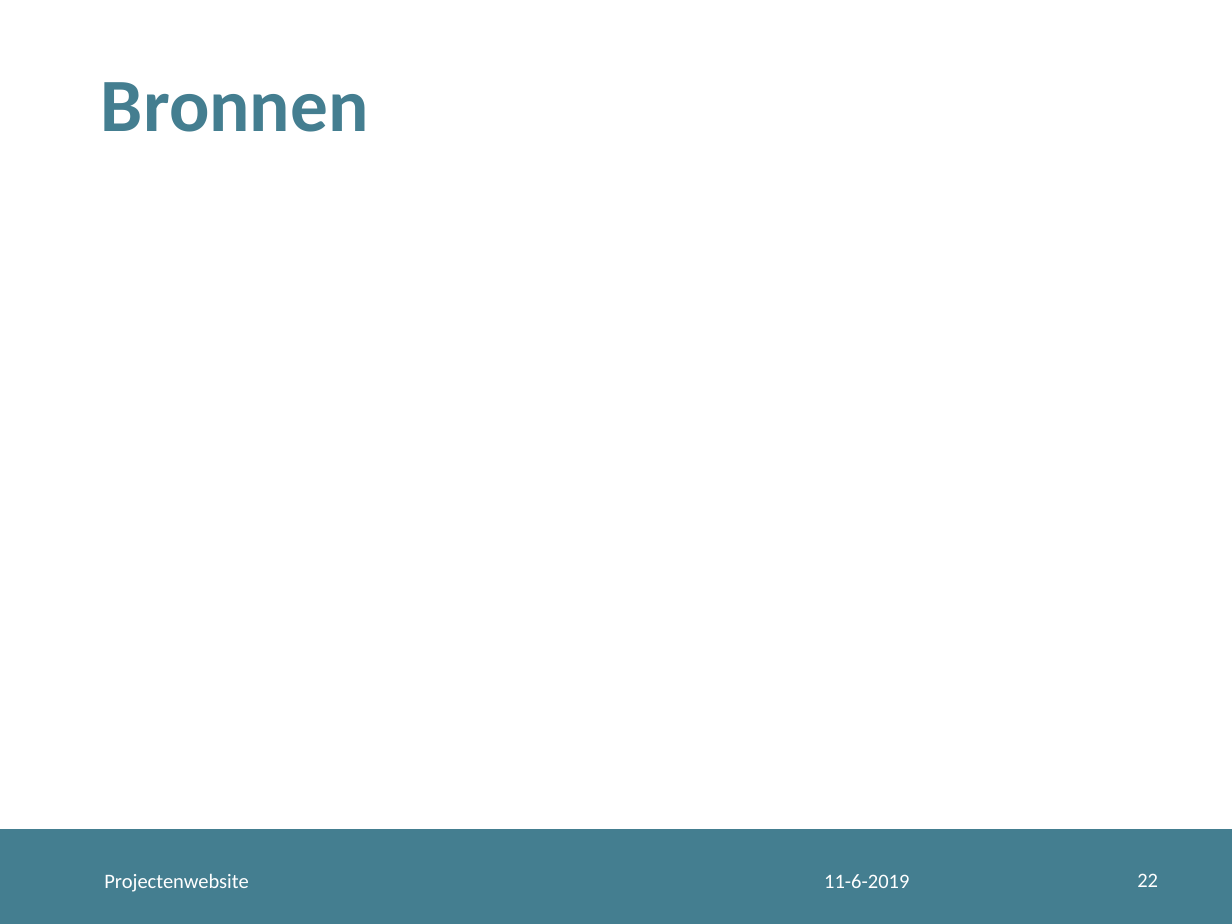
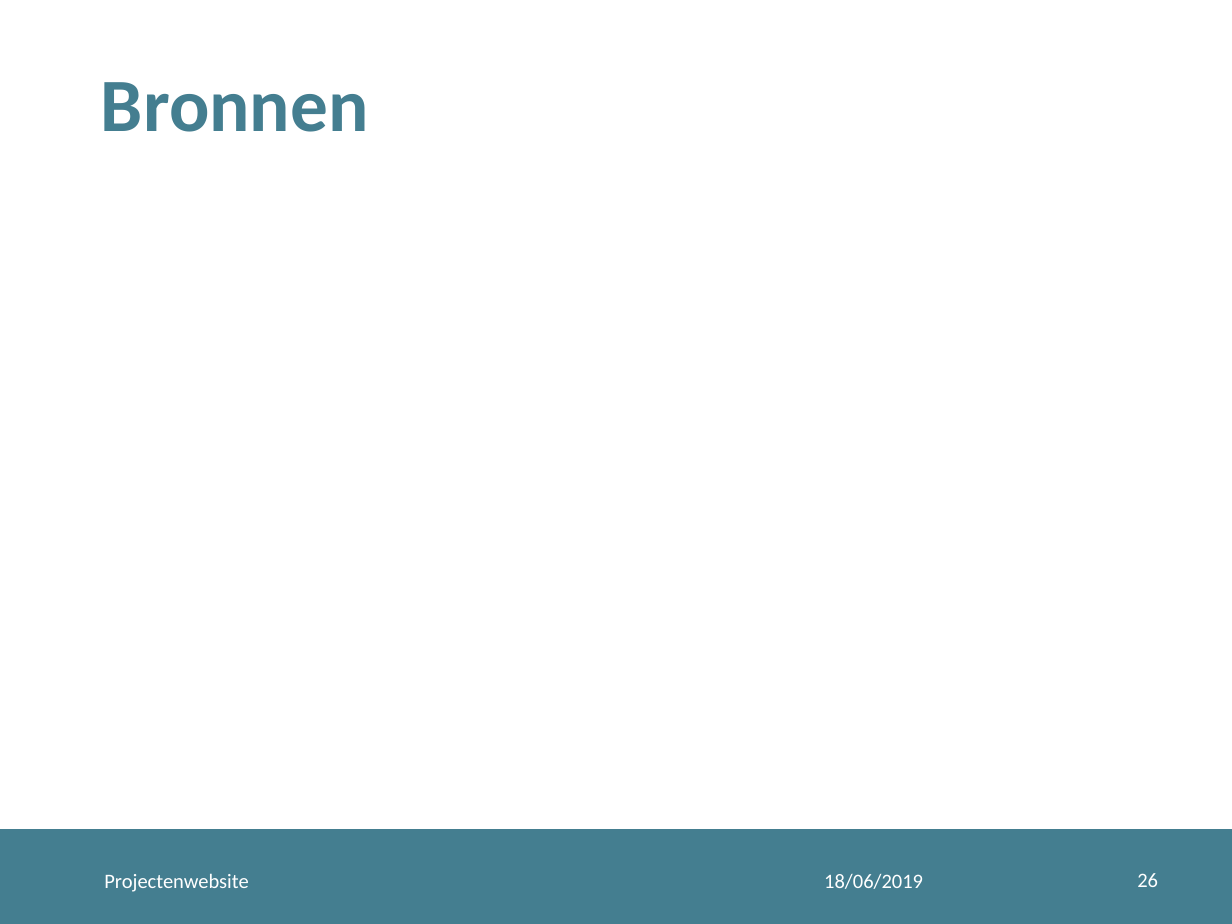
Before and after one commit to arijnborzo/1819PROJProjectensite, a slide deck: slide 26 of Presentatie/Projecten 1.pptx (slide 22 before the commit). Drawn at 1232x924 pixels with LibreOffice and Linux fonts; fonts in the diff are those of the drawing. Boxes give left, top, right and bottom in pixels: in the first picture for what was removed or moved away, otherwise in the second. Text is boxed around its words. In the diff, an @@ line names an element or a change of style, - is before the commit and + after.

```diff
--- a/Presentatie/Projecten 1.pptx
+++ b/Presentatie/Projecten 1.pptx
@@ text at bbox=[824, 874, 923, 889]: text changed @@
-11-6-2019
+18/06/2019
@@ page number at bbox=[1137, 873, 1158, 887]: text changed @@
-22
+26
```
Also in this commit, not shown: 20 other slides changed, 4 slides added.
